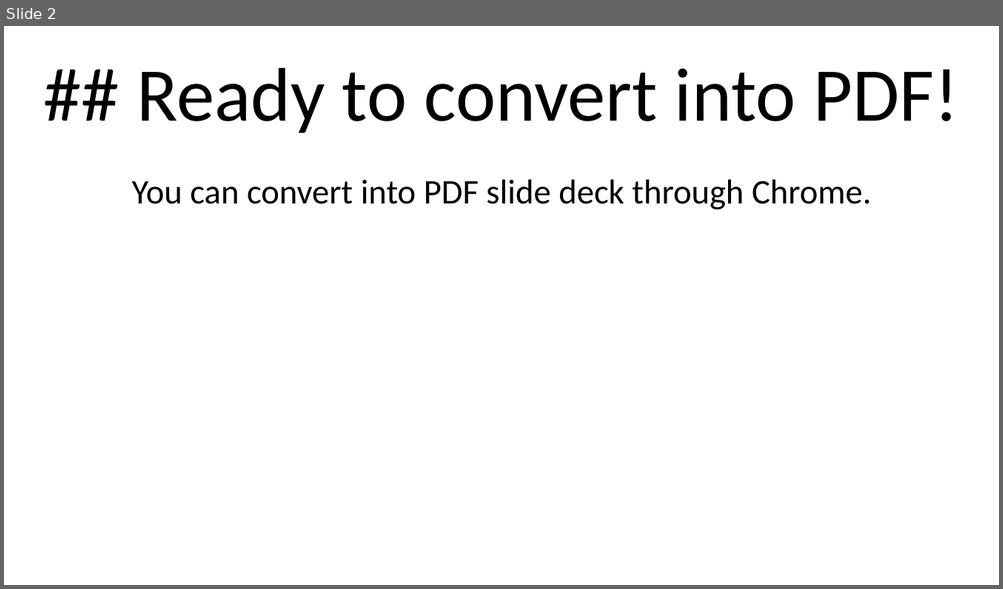
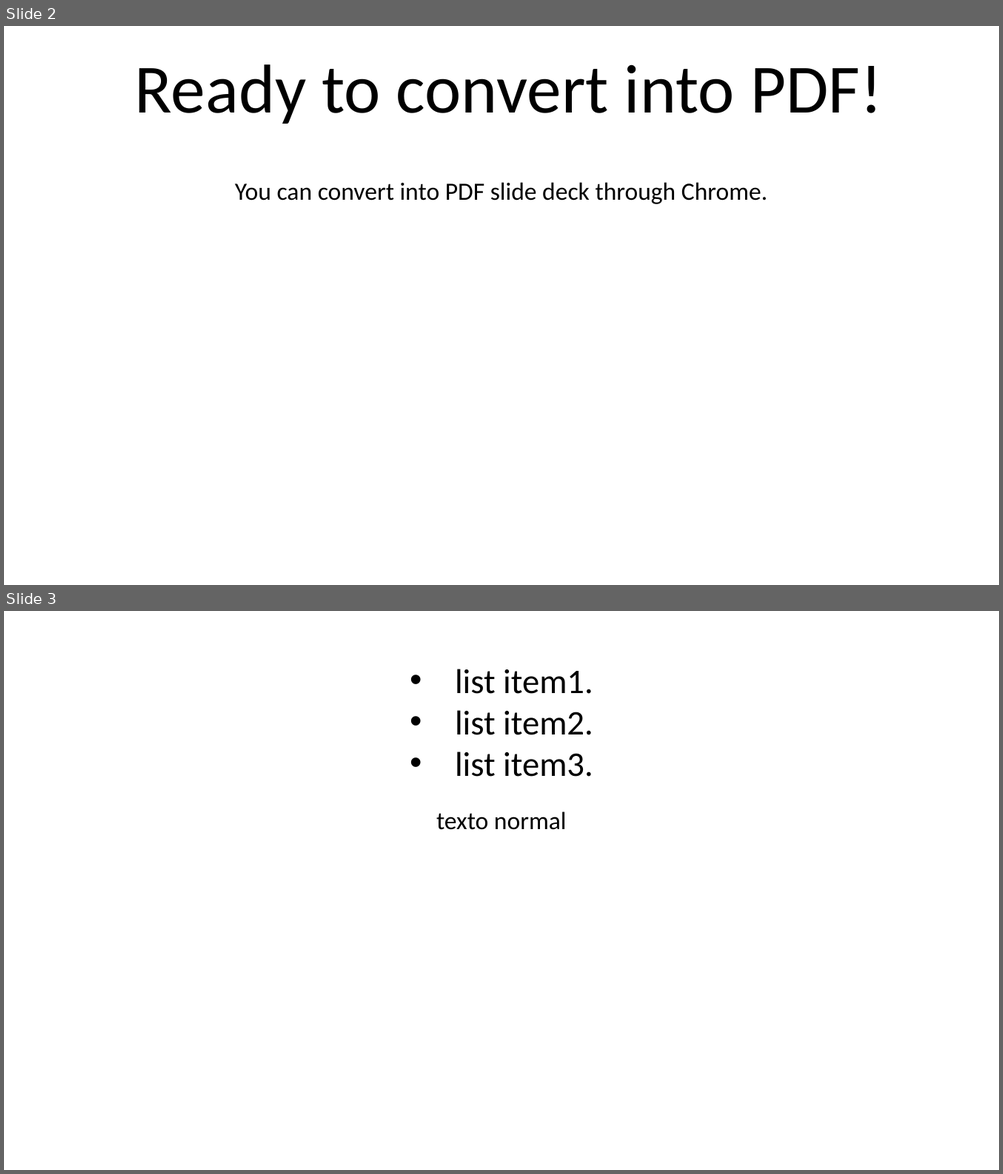
Before and after one commit to Menjafet/JsExperiment, a slide deck: Presentation.pptx. Shown one above the other, each under a label of ours: slide 2 before the commit, slides 2 and 3 after it. The pictures are 1003x589 and 1003x1174 pixels, drawn with LibreOffice and Linux fonts; fonts in the diff are those of the drawing. Boxes give left, top, right and bottom in pixels: in the first picture for what was removed or moved away, otherwise in the second. Text is boxed around its words. In the diff, an @@ line names an element or a change of style, - is before the commit and + after.

Commit message:
(-,+,*)  list done,  all headers sizes done

```diff
--- a/Presentation.pptx
+++ b/Presentation.pptx
@@ slide 3 added at (4,611,999,1170), background #FFFFFF @@
@@ text added at (455,669,593,777), 25 pt, text #000000 @@
+• list item1.
+• list item2.
+• list item3.
@@ text added at (436,812,566,830), 18 pt, text #000000 @@
+texto normal
@@ slide 2 changed as well @@
@@ text at (135,64,882,124): text changed; size 55 to 50 pt @@
-## Ready to convert into PDF!
+Ready to convert into PDF!
@@ text "You can convert into PDF ..." at (235,182,767,204): size 25 to 18 pt @@
```
Also in this commit, not shown: 1 other slide changed, 1 slide removed, 1 other file.
